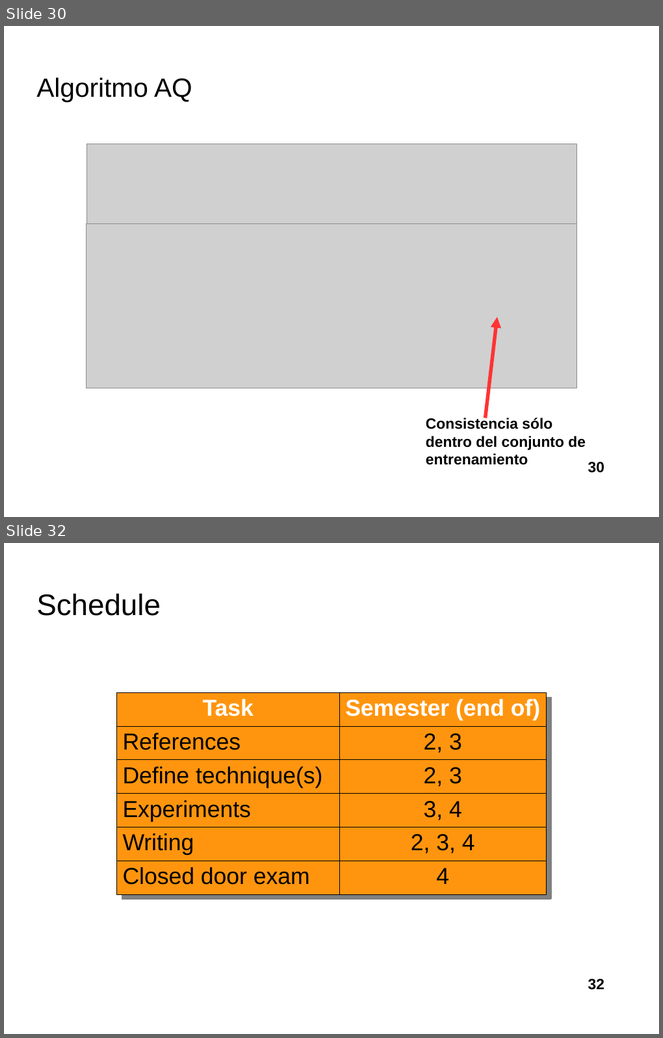
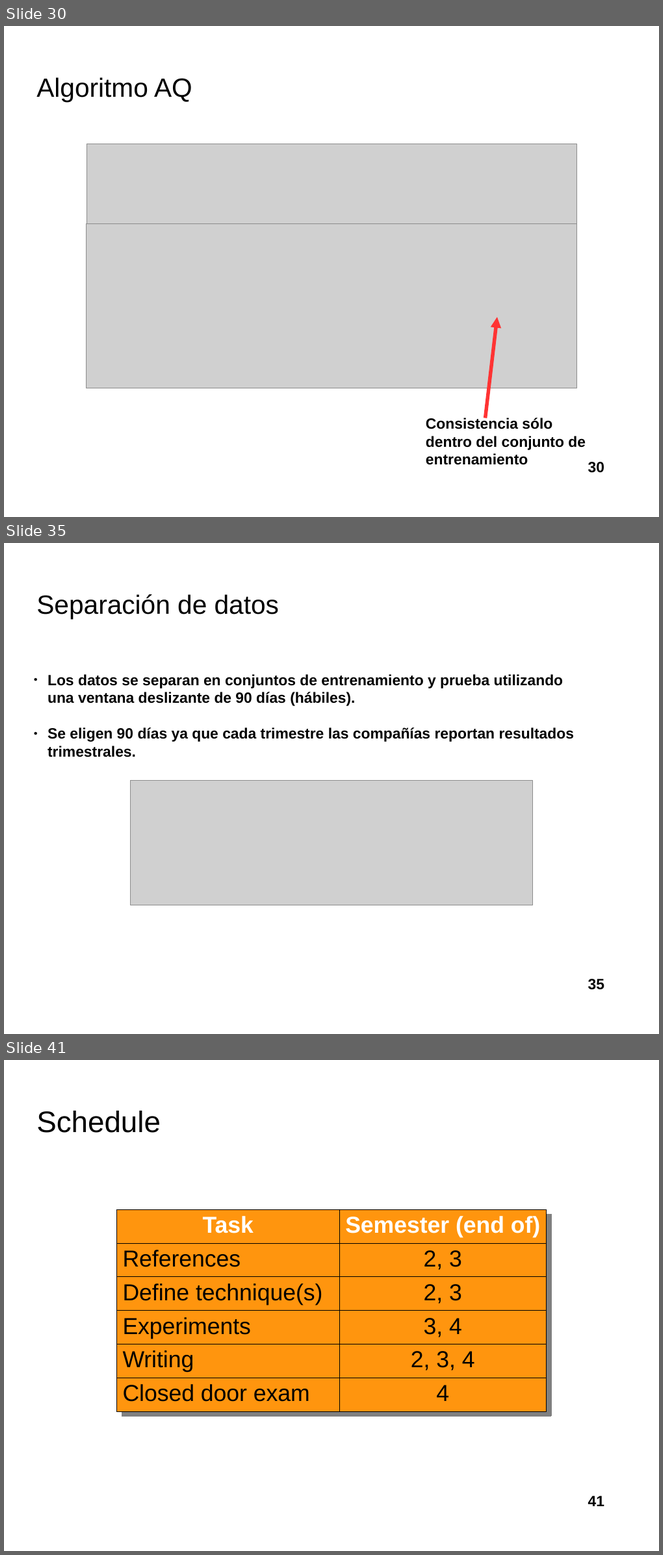
Before and after one commit to davidrmh/Thesis, a slide deck: presentaciones_finales/presentacion_seminario_B19.odp. Shown one above the other, each under a label of ours: slides 30 and 32 before the commit, slides 30, 35 and 41 after it; the slides between them are not shown. The pictures are 663x1038 and 663x1555 pixels, drawn with LibreOffice and Linux fonts; fonts in the diff are those of the drawing; grey boxes stand for pictures; background and template pictures are left out. Boxes give left, top, right and bottom in pixels: in the first picture for what was removed or moved away, otherwise in the second. Text is boxed around its words. In the diff, an @@ line names an element or a change of style, - is before the commit and + after.

```diff
--- a/presentaciones_finales/presentacion_seminario_B19.odp
+++ b/presentaciones_finales/presentacion_seminario_B19.odp
@@ slide 35 added at (x1=4, y1=543, x2=659, y2=1034), background picture (left out) @@
@@ title added at (x1=36, y1=594, x2=279, y2=619), 32 pt, text #000000 @@
+Separación de datos
@@ text added at (x1=48, y1=674, x2=575, y2=757), 18 pt, text #000000, bold @@
+● Los datos se separan en conjuntos de entrenamiento y prueba utilizando una ventana deslizante de 90 días (hábiles).
+● Se eligen 90 días ya que cada trimestre las compañías reportan resultados trimestrales.
@@ picture added at (x1=130, y1=781, x2=533, y2=906) @@
@@ page number added at (x1=588, y1=979, x2=605, y2=990), 18 pt, text #000000, bold @@
+35
@@ what was slide 32 is now slide 41 @@
@@ page number at (x1=588, y1=1496, x2=605, y2=1507): text changed @@
-32
+41
```
Also in this commit, not shown: 1 slide changed, 8 other slides added.
